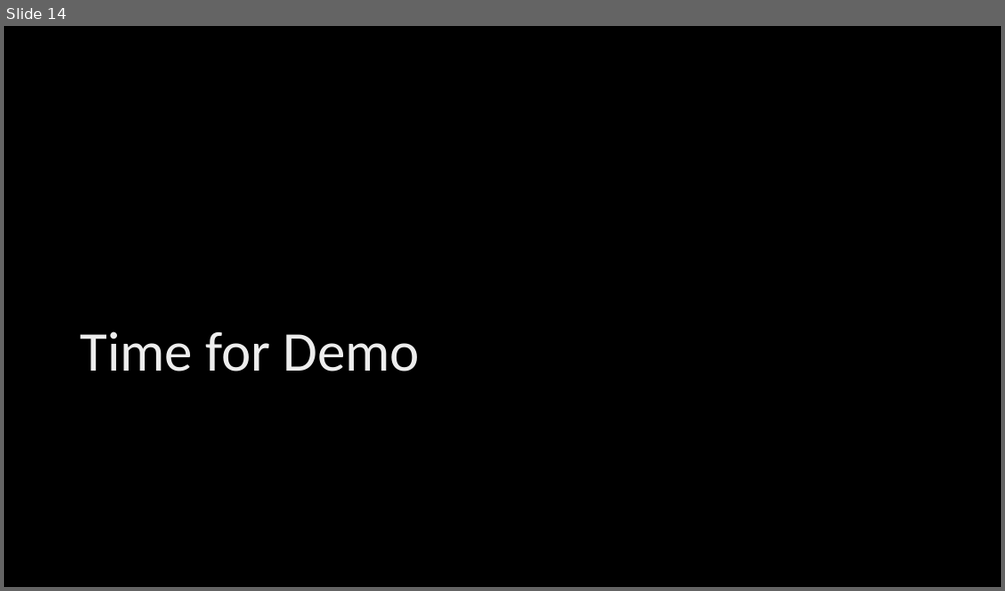
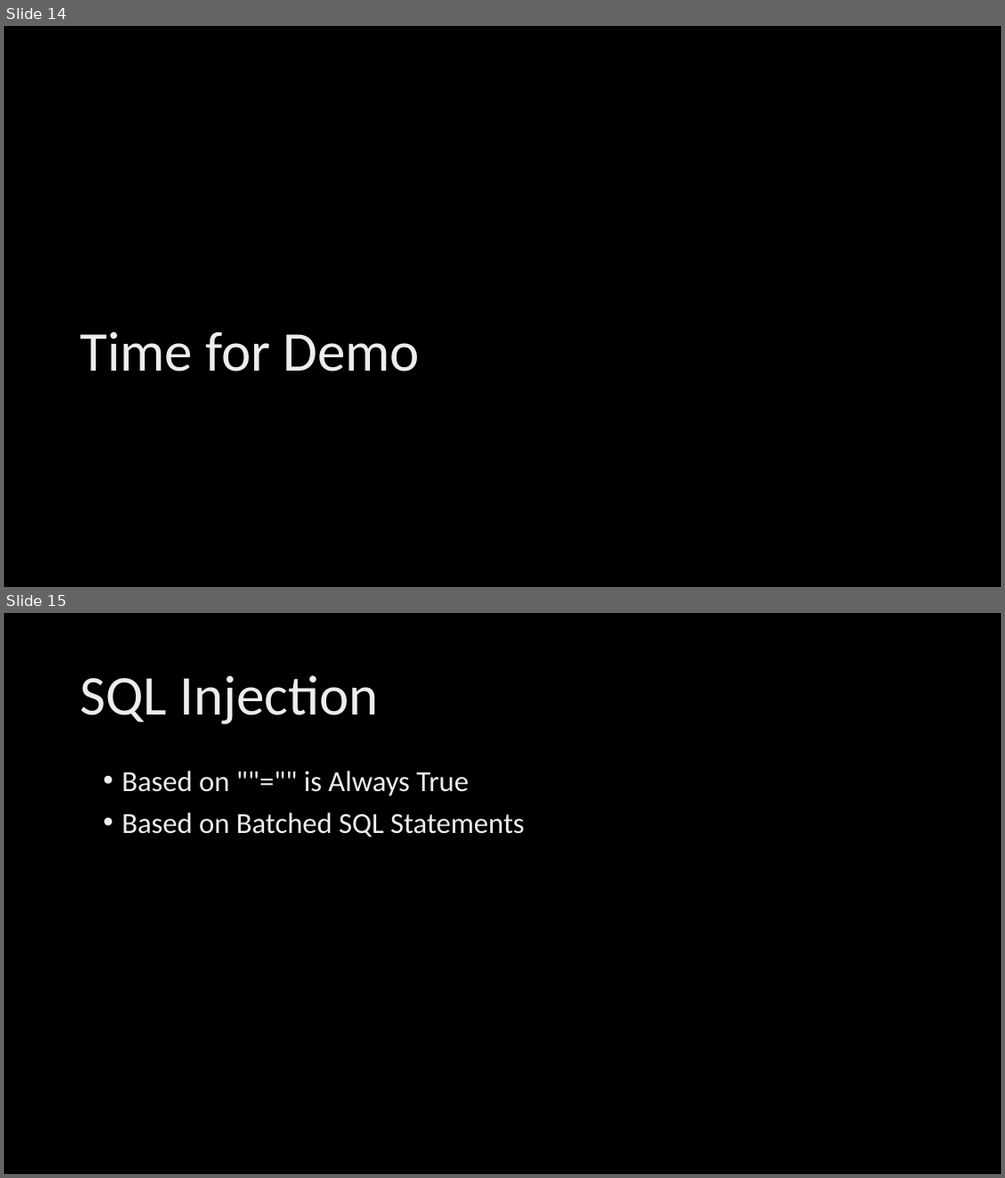
Before and after one commit to maksim-soldatenko/ADO_November_Lecture, a slide deck: Micro Orm/Micro ORM.pptx. Shown one above the other, each under a label of ours: slide 14 before the commit, slides 14 and 15 after it. The pictures are 1005x591 and 1005x1178 pixels, drawn with LibreOffice and Linux fonts; fonts in the diff are those of the drawing; background and template pictures are left out. Boxes give left, top, right and bottom in pixels: in the first picture for what was removed or moved away, otherwise in the second. Text is boxed around its words. In the diff, an @@ line names an element or a change of style, - is before the commit and + after.

Commit message:
presentation

```diff
--- a/Micro Orm/Micro ORM.pptx
+++ b/Micro Orm/Micro ORM.pptx
@@ slide 15 added at bbox=[4, 613, 1001, 1174], background picture (left out) @@
@@ title added at bbox=[80, 675, 378, 724], 54 pt, text gradient #BFBFBF to #EDEDED to #FFFFFF @@
+SQL Injection
@@ text added at bbox=[121, 771, 524, 837], 28 pt, text gradient #BFBFBF to #EDEDED to #FFFFFF @@
+• Based on ""="" is Always True
+• Based on Batched SQL Statements
```
Also in this commit, not shown: 1 other slide added.
